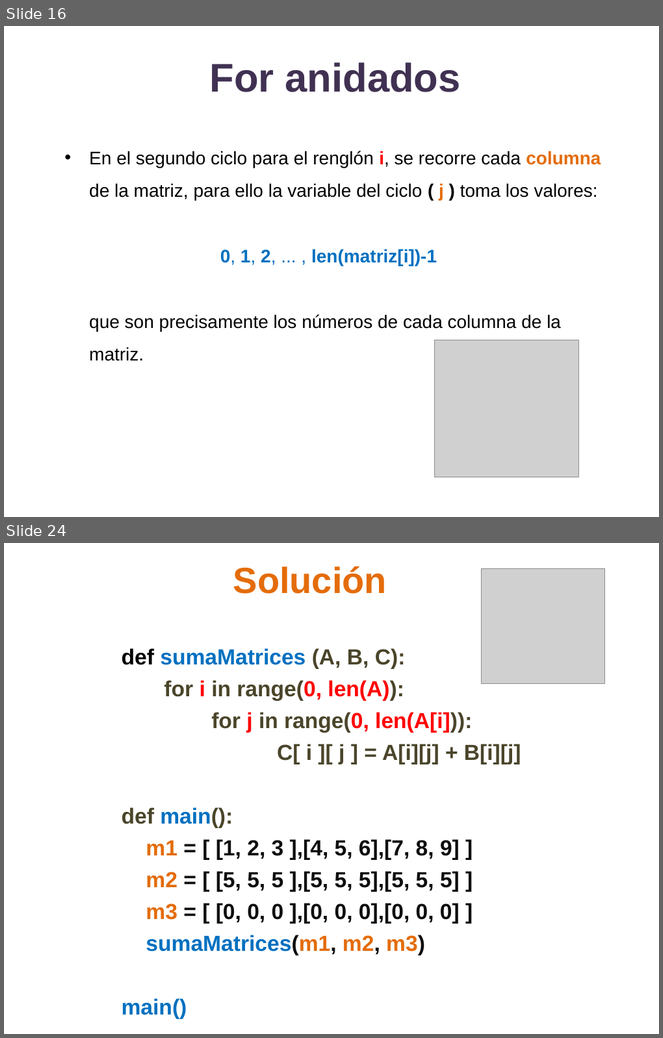
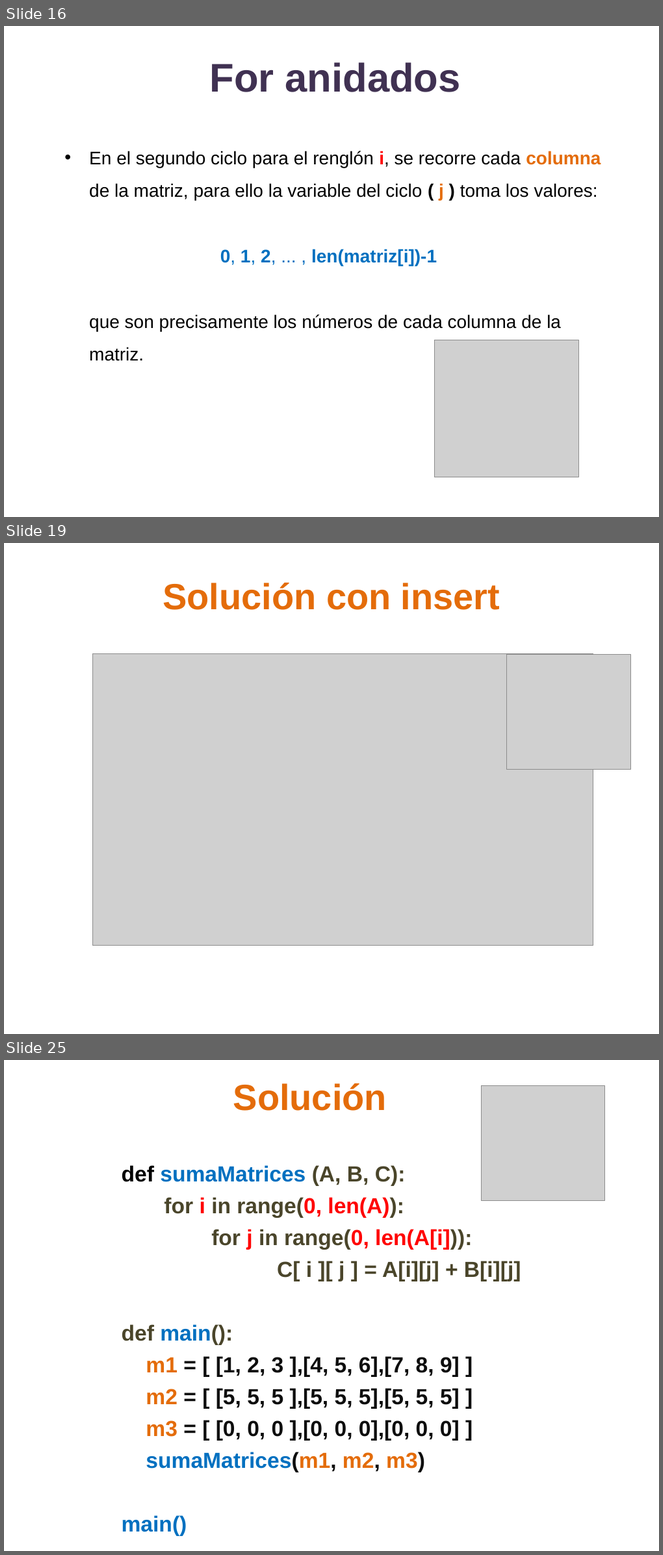
Before and after one commit to lizetheP/PensamientoC, a slide deck: CalendarioAgo20L/presentaciones/10_Matrices.pptx. Shown one above the other, each under a label of ours: slides 16 and 24 before the commit, slides 16, 19 and 25 after it; the slides between them are not shown. The pictures are 663x1038 and 663x1555 pixels, drawn with LibreOffice and Linux fonts; fonts in the diff are those of the drawing; grey boxes stand for pictures. Boxes give left, top, right and bottom in pixels: in the first picture for what was removed or moved away, otherwise in the second. Text is boxed around its words. In the diff, an @@ line names an element or a change of style, - is before the commit and + after.

```diff
--- a/CalendarioAgo20L/presentaciones/10_Matrices.pptx
+++ b/CalendarioAgo20L/presentaciones/10_Matrices.pptx
@@ slide 19 added at (4,543,659,1034), background #FFFFFF @@
@@ text added at (163,583,500,610), 40 pt, text #E46C0A, bold @@
+Solución con insert
@@ picture added at (92,653,594,946) @@
@@ picture added at (507,654,631,769) @@
@@ what was slide 24 is now slide 25 @@
```
Also in this commit, not shown: 6 slides changed, 1 other slide added, 2 slides removed, 7 other files.
